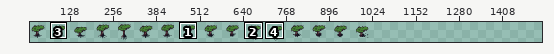
Edited in one commit: sprite sheet (Assets/Sprites/Player.png). Above, an overview of the earlier version with the close-up marked.
Close-up. Before the edit:
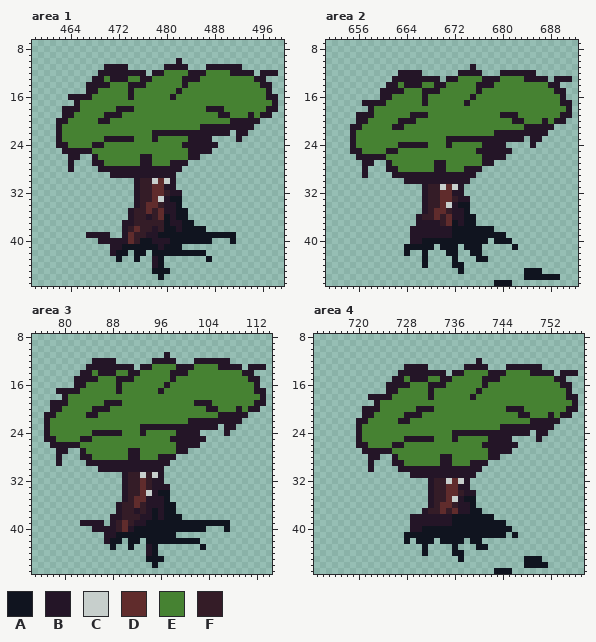
The file is 1024x64 pixels. Shown: area 1: x 458..499, y 7..47; area 2: x 651..692, y 7..47; area 3: x 75..114, y 8..47; area 4: x 713..757, y 8..47. The old version is drawn lined up with the new one, on the new canvas. The wide view leaves out empty margins. The commit also changed other parts of the picture, which this record leaves out.
Palette (. is transparent): A #10141f  B #241527  C #c7cfcc  D #602c2c  E #468232  F #341c27
Pixels before, area 1, first column x 462:
10 ....................B................
11 ........BBBB......BBBB...BBBBBB......
12 .......BBBBBBBB.BBEEEEBBBEEEEBBBB.BBB
13 ......BBEBBBEEBBEEEEEBBBEEEEEEEEEBB..
14 .....BBBBEEEBBBEEEEEEBEEEEEEEEEEEEBB.
15 .....BBEEEEEBEEEEEEEBEEEEEEEEEEEEEEB.
16 ..BBBBEEEEEEBEEEEEEBEEEEEEEEEEEEEEEBB
17 ...BEEEEEEEEEEEEEEEEEEEEEEEEEEEEEEEEB
18 .BBBEEEEEEBBBEEEEEEEEEEEEBBBEEEEEEEBB
19 .BBEEEEEBBBEEEEEEEEEEEEEEEEBBEEEBEBB.
20 BBEEEEEBBEEEEEEEEEEEEEEEEEEEEBBBBB...
21 BEEEEEEEEEEEEEEEEEEEEEEEBBBBBBBBB....
22 BEEEEEEEEEEEEEEEBBBBBBBBBBBBB.BB.....
23 BEEEEEEEBBBBBEEEBEEEEEBBBB....B......
24 BBEEEEBBEEEEEEEEEEEEEBBBBBB..........
25 .BBBBBEEEEEEEEEEEEEEEEBBBB...........
26 ..BB..BEEEEEEEBBEEEEEEBB.............
27 ..B...BBEEEEEEBBEEEBBB...............
28 ..B....BBBBBBBBBBBBBB................
29 .........BBBBBBBBBBB.................
30 .............BFFCDCB.................
31 .............BFFDDBB.................
32 .............BFFDDFBB................
33 .............BFFDCBAA................
34 .............BFDDFBBA................
35 ............BFFDFDBBAA...............
36 ............BFFBFDABAA...............
37 ...........BBFFFFFABBAA..............
38 ...........BFDFFBFAABAAAA............
39 .....BBBB..BDFFBBAAAAAAAAAAAAA.......
40 .......BBBBBDFAABBBAAAAAAA...A.......
41 .........BBAAAAAABAAA................
42 .........BAA.AA.AAAAAAAAA............
43 ..........A..A..BA.......A...........
44 ................BA...................
45 ................AAA..................
46 .................A...................
Pixels before, area 2, first column x 655:
11 ....................B................
12 ........BBBB......BBBB...BBBBBB......
13 .......BBBBBBBB.BBEEEEBBBEEEEBBBB.BBB
14 ......BBEBBBEEBBEEEEEBBBEEEEEEEEEBB..
15 .....BBBBEEEBBBEEEEEEBEEEEEEEEEEEEBB.
16 .....BBEEEEEBEEEEEEEBEEEEEEEEEEEEEEB.
17 ..BBBBEEEEEEBEEEEEEBEEEEEEEEEEEEEEEBB
18 ...BEEEEEEEEEEEEEEEEEEEEEEEEEEEEEEEEB
19 .BBBEEEEEEBBBEEEEEEEEEEEEBBBEEEEEEEBB
20 .BBEEEEEBBBEEEEEEEEEEEEEEEEBBEEEBEBB.
21 BBEEEEEBBEEEEEEEEEEEEEEEEEEEEBBBBB...
22 BEEEEEEEEEEEEEEEEEEEEEEEBBBBBBBBB....
23 BEEEEEEEEEEEEEEEBBBBBBBBBBBBB.BB.....
24 BEEEEEEEBBBBBEEEBEEEEEBBBB....B......
25 BBEEEEBBEEEEEEEEEEEEEBBBBBB..........
26 .BBBBBEEEEEEEEEEEEEEEEBBBB...........
27 ..BB..BEEEEEEEBBEEEEEEBB.............
28 ..B...BBEEEEEEBBEEEBBB...............
29 ..B....BBBBBBBBBBBBBB................
30 .........BBBBBBBBBBB.................
31 ............BFFCDCB..................
32 ............BFFDDBB..................
33 ............BFFDDFBB.................
34 ............BFFDCBAA.................
35 ............BFDDFBBA.................
36 ...........BFFDFDBBAA................
37 ...........BBBBFDABAA................
38 ..........BBBBBBBAAAAAAA.............
39 ..........BBBBBBBAAAAAAAAA...........
40 ..........BBAAAAAAAAAAA.AAA..........
41 .........AAAAA.AAA.AAA.....A.........
42 .........A..A...AA..AA...............
43 ............A....A...AA..............
44 ............A....AA..................
45 ..................A..........AAA.....
46 .............................AAAAAA..
47 ........................AAA..........
Pixels before, area 3, first column x 77:
11 ....................B................
12 ........BBBB......BBBB...BBBBBB......
13 .......BBBBBBBB.BBEEEEBBBEEEEBBBB.BBB
14 ......BBEBBBEEBBEEEEEBBBEEEEEEEEEBB..
15 .....BBBBEEEBBBEEEEEEBEEEEEEEEEEEEBB.
16 .....BBEEEEEBEEEEEEEBEEEEEEEEEEEEEEB.
17 ..BBBBEEEEEEBEEEEEEBEEEEEEEEEEEEEEEBB
18 ...BEEEEEEEEEEEEEEEEEEEEEEEEEEEEEEEEB
19 .BBBEEEEEEBBBEEEEEEEEEEEEBBBEEEEEEEBB
20 .BBEEEEEBBBEEEEEEEEEEEEEEEEBBEEEBEBB.
21 BBEEEEEBBEEEEEEEEEEEEEEEEEEEEBBBBB...
22 BEEEEEEEEEEEEEEEEEEEEEEEBBBBBBBBB....
23 BEEEEEEEEEEEEEEEBBBBBBBBBBBBB.BB.....
24 BEEEEEEEBBBBBEEEBEEEEEBBBB....B......
25 BBEEEEBBEEEEEEEEEEEEEBBBBBB..........
26 .BBBBBEEEEEEEEEEEEEEEEBBBB...........
27 ..BB..BEEEEEEEBBEEEEEEBB.............
28 ..B...BBEEEEEEBBEEEBBB...............
29 ..B....BBBBBBBBBBBBBB................
30 .........BBBBBBBBBBB.................
31 .............BFFCFCB.................
32 .............BFFDFBB.................
33 .............BFFDFBBB................
34 .............BFFDCBAA................
35 .............BFDDBBBA................
36 ............BFFDFBBBAA...............
37 ............BFFBFBABAA...............
38 ...........BBFFFBBABAAA..............
39 ......BBBB.BFDFBBAAAAAAAAAAAAAA......
40 ........BBBBFDBAAAAAAAAAAAA...A......
41 ..........BBAAAAAAAAAA...............
42 ..........BAA.AA.AAAAAAAAA...........
43 ...........A..A..BA.......A..........
44 .................BA..................
45 .................AAA.................
46 ..................A..................
Pixels before, area 4, first column x 720:
12 ....................B................
13 ........BBBB......BBBB...BBBBBB......
14 .......BBBBBBBB.BBEEEEBBBEEEEBBBB.BBB
15 ......BBEBBBEEBBEEEEEBBBEEEEEEEEEBB..
16 .....BBBBEEEBBBEEEEEEBEEEEEEEEEEEEBB.
17 .....BBEEEEEBEEEEEEEBEEEEEEEEEEEEEEB.
18 ..BBBBEEEEEEBEEEEEEBEEEEEEEEEEEEEEEBB
19 ...BEEEEEEEEEEEEEEEEEEEEEEEEEEEEEEEEB
20 .BBBEEEEEEBBBEEEEEEEEEEEEBBBEEEEEEEBB
21 .BBEEEEEBBBEEEEEEEEEEEEEEEEBBEEEBEBB.
22 BBEEEEEBBEEEEEEEEEEEEEEEEEEEEBBBBB...
23 BEEEEEEEEEEEEEEEEEEEEEEEBBBBBBBBB....
24 BEEEEEEEEEEEEEEEBBBBBBBBBBBBB.BB.....
25 BEEEEEEEBBBBBEEEBEEEEEBBBB....B......
26 BBEEEEBBEEEEEEEEEEEEEBBBBBB..........
27 .BBBBBEEEEEEEEEEEEEEEEBBBB...........
28 ..BB..BEEEEEEEBBEEEEEEBB.............
29 ..B...BBEEEEEEBBEEEBBB...............
30 ..B....BBBBBBBBBBBBBB................
31 .........BBBBBBBBBBB.................
32 ............BFFCDCB..................
33 ............BFFDDBB..................
34 ............BFFDDFBB.................
35 ............BFFDCBAA.................
36 ............BFDDFBBA.................
37 ...........BFFDFDBBAA................
38 .........BBBBBBBAAAAAAA..............
39 .........BBBBBBBAAAAAAAAA............
40 .........BBAAAAAAAAAAAAAAA...........
41 ........AAAAAAAAAAAAAAAAA.A..........
42 ........A.AAA.AAAA.AA................
43 ...........A....A...AA...............
44 ...........A....AA...................
45 .................A..........AAA......
46 ............................AAAA.....
47 .......................AAA...........
And afterwards:
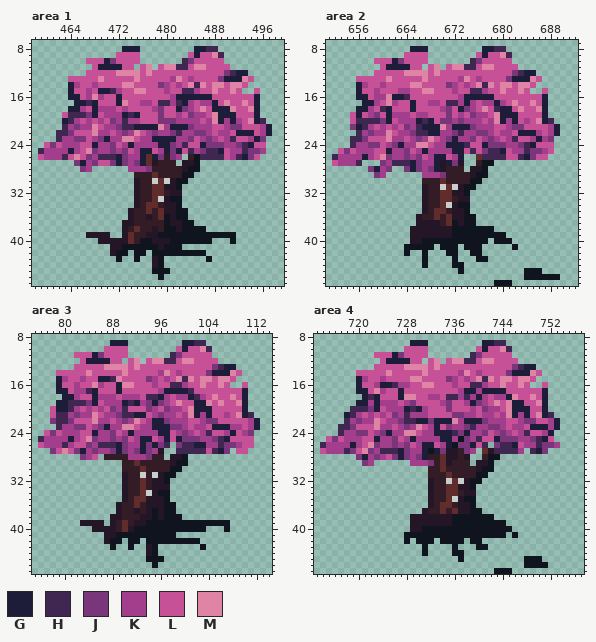
Colours new in this view: G #1e1d39  H #402751  J #7a367b  K #a23e8c  L #c65197  M #df84a5
Change:
canvas 1024x64 -> 1536x64
Changed rows in their new state; - is an unchanged pixel.
Area 1:
first column x 459:
 8 --------------GGG---------GGHH----------
 9 -------------LLLL--------LGLLMH---------
10 --------LLLGJLLLL------.HJLLLLL---------
11 ---------LGGGGLL-LM-LMMHHLMMLLLL..------
12 --------LLLLLMMMMLMLLLLLLLLLLLLJHGG.-...
13 -----LLLLLMLLLLLMLLLLLKMLKLLLLJGGGML..--
14 -----GKLLKLLLLMMLLLLJKLKLMHMLMMLMML....-
15 -----GLLKLGGHKLLMMLLLKLLHHKLLMLLML..L..-
16 -----GGLKMKLLGLLLLLLLLKGGGGGGLLLLLLLG...
17 ------GGHGLLLGMLLKKLHHKHGKLKKGLMLLMLG...
18 ----.GGKLGKKKLKLLLLKJLLGJKLMLGGGMLLMG...
19 ----LHHHJGLKKKGHGLLLJLLKLJKKLMGGGLLLG..-
20 ---.GHKLKLKLJKHKKLLLJJJKKKKLKMGKGKLMGH--
21 ---.HKJKKMLKKJHHGGGGMKGGGJKKKLLKJJLLLKG-
22 ---HHJLLLMKKLKJKMLKJKKJHKKJJKLKKLGGGLKG-
23 ---HKKJJLKJGKKMMLKKGGGGKKJLKJKLKHLLKGJ--
24 -LJLKKKLLGKKJLKGKKKKGGJKHLLGJJJKKJHGLL--
25 HKKKKGKLMJKKJKJLKGGLKGJGLHKJHHGLKKHJJK--
26 LKKKHLMLJKHHHGJKKGDGJFJK.FAHHHHLKHGJL---
27 -----.JGKJLLJGJKJGDBFFF.-BA-------------
28 -----.-JK-.....KKKJFFFFFBAA-------------
29 ------------....FFFDFFFFAA--------------
30 -----------------------AA---------------
31 -----------------------A----------------
Area 2:
first column x 652:
 8 -------------GGG---------GGHH-----------
 9 ------------LLLL--------LGLLMH----------
10 -------LLLGJLLLL-------HJLLLLL----------
11 --------LGGGGLL-LM-LMMHHLMMLLLL---------
12 -------LLLLLMMMMLMLLLLLLLLLLLLJHGG------
13 ----LLLLLMLLLLLMLLLLLKMLKLLLLJGGGML.-...
14 ----GKLLKLLLLMMLLLLJKLKLMHMLMMLMML....--
15 ----GLLKLLLKKLLMMLLLKLLHHKLLMLLML..L...-
16 ----GGLKKMGGHLLLLLLLLKGGGGGLLLLLLLLG...-
17 -----GGKLMKLLGLLKKLHHKGKLKKGKLMLLMLG....
18 ----GGKLHGLLLGLLLLKJLGJKLMLHGGLMLLMG....
19 ---LGLKJLGKKKLKKLLLJLKLJKKLMGGGLLLLG....
20 ---LHHHHJGLKKKGHGLJJKJKKKLKMGKGLKLMGH..-
21 ---JGHKLKLKLJKHGGGMKGGGJKKKLLKJJLLLLKG--
22 ---.HKJKKMLKKJHHGGKKJHKKJJKLKKLGGGKLKG--
23 ---HHJLLLMKKLKJKMLKJGKKJLKJKLKHLLKGKJ---
24 ---HKKJJLKJGKKMMLKKGGGHLLGJJJKKJHGLLL---
25 -LJLKKKLLGKKJLKGKKKKGGLHLJHHGLKKHJJKL---
26 HKKKKGKLMJKKJKJLKGGLKG..DHHHHLLHGJLL----
27 LKKKH..-JKHHHGJKKG-GJB..FAA-------------
28 -----.JGKJ..JGJKJG-FFF.--A--------------
29 -----.-JK-.....KKKJFFFF-AA--------------
30 ------------...FFFDFFFFAA---------------
31 ----------------------AA----------------
32 ----------------------A-----------------
Area 3:
first column x 76:
 9 ------------GGG---------GGHH----------
10 -----------LLLL--------LGLLMH---------
11 ------LLLGJLLLL------.HJLLLLL---------
12 -------LGGGGLL-LM-LMMHHLMMLLLL..------
13 ------LLLLLMMMMLMLLLLLLLLLLLLJHGG.-...
14 ---LLLLLMLLLLLMLLLLLKMLKLLLLJGGGML..--
15 ---GKLLKLLGGHMLLLLJKLKLMHMLMMLMML....-
16 ---GLLKLLMKLLGMMLLLKLLHHKLLMLLML..L..-
17 ---GGLKKHGLLLGLLLLLLKGGGGHLLLLLLLLG...
18 ----GGKLLGKKKLKKKLHHGKLKKGHKLMLLMLG...
19 --.GGHHHJGLKKKGHGKJGJKLMLLGGMLMLLMG...
20 --LGGHKLKLKLJKHLLLJKLJKKLMGGGLLLLLG..-
21 -.LHHKJKKMLKKJHHGGLKJKKLKMGKGLLKLMGH--
22 -.JHHJLLLMKKLKJKMLKGGJKKKLLKJJLLLLLKG-
23 -..HKKJJLKJGKKMMLKKGGGJJKLKKLGGGKKLKG-
24 -LJLKKKLLGKKJLKGKKKKGGLKJKLKHLLKGLKJ--
25 HKKKKGKLMJKKJKJLKGGLKGLGJJJKKJHGLLLL--
26 LKKKHKLLJKHHHGJKKGJGJH.JHHGGKKHJJKLL--
27 --JLMLJGKJKKJGJKJGJKB..HHHHHLHGJ-LL---
28 ---.---JKL.FFFFKKKJFF.-BA-------------
29 ---.----......FFDFFFFFBAA-------------
30 ----------....FFFDFFFFAA--------------
31 ---------------------AA---------------
32 ---------------------A----------------
Area 4:
first column x 714:
 9 ---------------GGG---------GGHH------------
10 --------------LLLL--------LGLLMH-----------
11 ---------LLLGJLLLL-------HJLLLLL-----------
12 ----------LGGGGLL-LM-LMMHHLMMLLLL----------
13 ---------LLLLLMMMMLMLLLLLLLLLLLLJHGG.------
14 ------LLLLLMLLLLLMLLLLLKMLKLLLLJGGGML..-...
15 ------GKLLKLLLLMMLLLLJKLKLMHMLMMLMML.....--
16 ------GLLKGGHKKLLMMLLLKLLHHKLLMLLML..L....-
17 ------GGLMKLLGLLLLLLLLLKGGKGGGGLLLLLLG....-
18 -------GHGLLLGMMLLKKLHHKHKGKLKKGMLLMLG.....
19 ------GGKGKKKLKJLLLLKJLLKGJKLMLMGGLLMG.....
20 -----HHHJGLKKKGHGKLLLJLLLKLJKKLMGGGLLG.....
21 ----GHKLKLKLJKHKKKLLLLJJKKLKKLKMGKGLMGH...-
22 ----HKJKKMLKKJHHGGJGGGMKGGGJKKKLLKJJLLKG---
23 ---HHJLLLMKKLKJKMLKGLJKKJHKKJJKLKKLGGGKG---
24 ---HKKJJLKJGKKMMLKKGGGHJGKKJLKJKLKHLLKG----
25 -LJLKKKLLGKKJLKGKKKKGGKAJKHLLGJJJKKJHGL----
26 HKKKKGKLMJKKJKJLKGGLKGAJJGLH.JHHGLKKHJJK---
27 LKKKHJLMJKHHHGJKKGAGJBBFJK.D-HHHHK-HGJ-----
28 ------JGKJKLJGJKJGFFD-BFB..FAA-------------
29 -------JK---...KKKJFD-FFF.--A--------------
30 --------.----.....FFDFFFFF-AA--------------
31 ---------------...FFFDFFFFAA---------------
32 -------------------------AA----------------
33 -------------------------A-----------------
Changed places in both close-ups, as pixel boxes (x1, y1, x2, y2):
changed: (38, 46, 278, 190)
changed: (332, 46, 572, 196)
changed: (38, 340, 266, 484)
changed: (320, 340, 578, 490)
